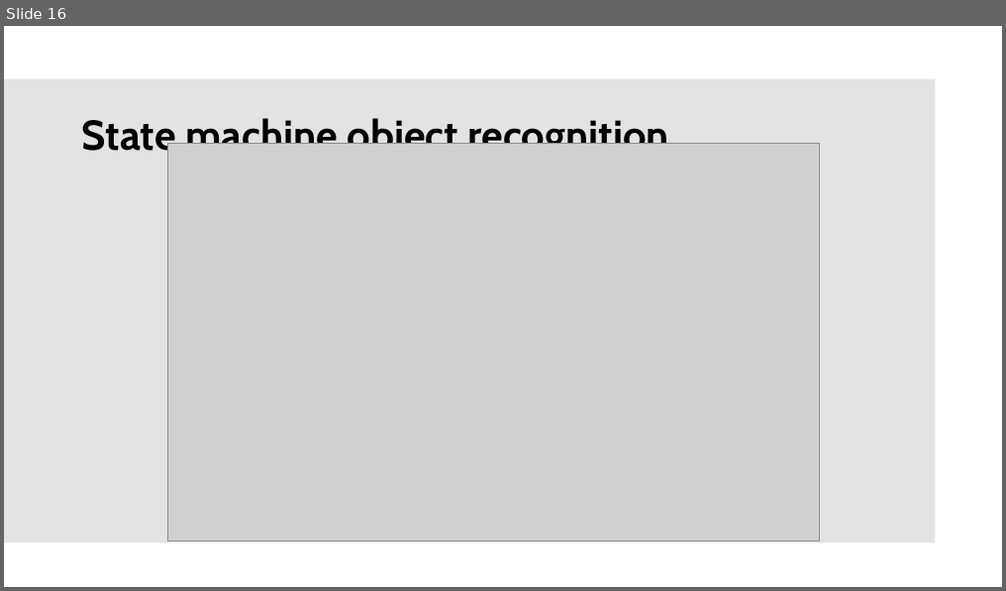
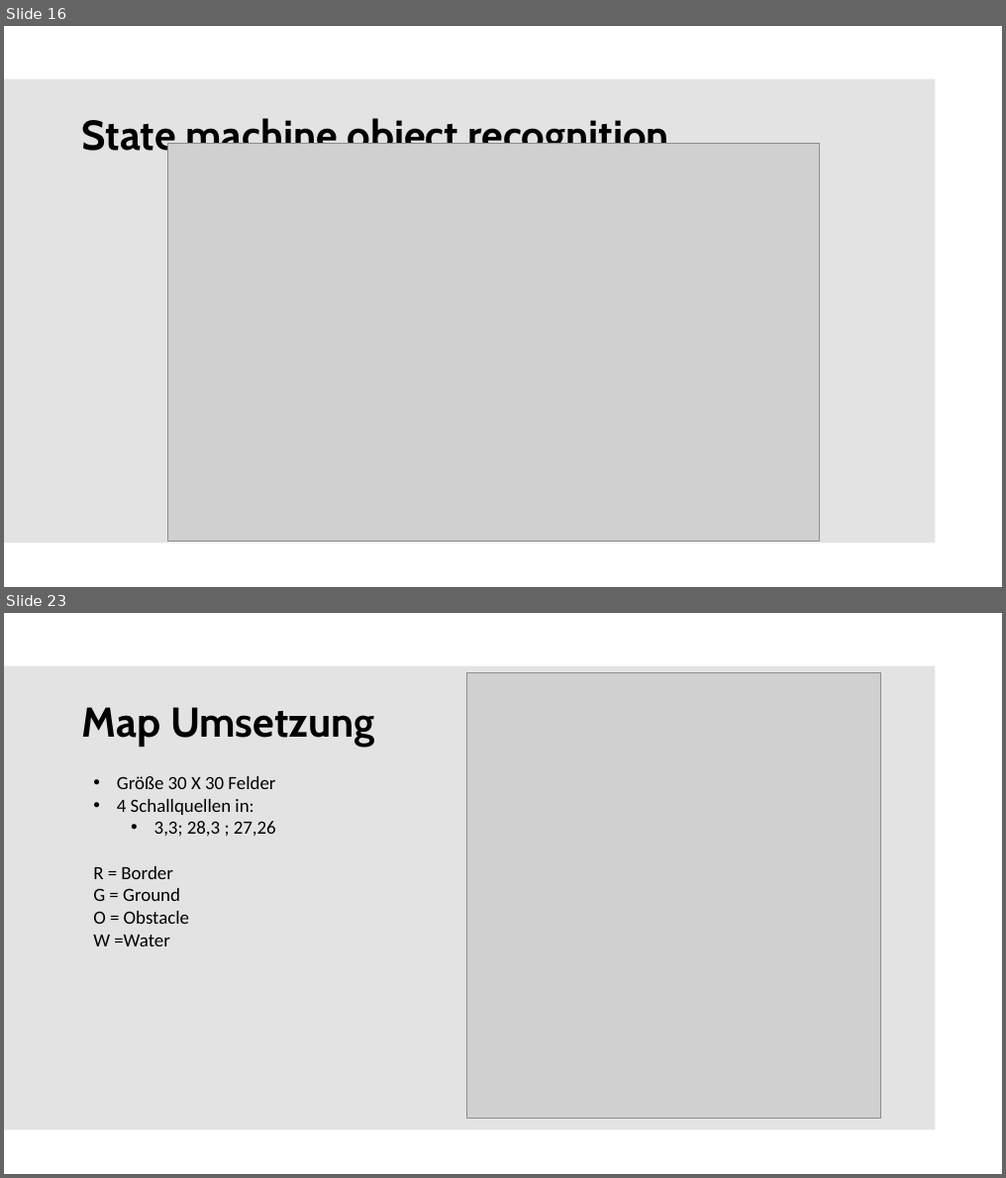
Before and after one commit to mjathe/Rescue-Bot-Gruppe1, a slide deck: Präsentation/Colloquium.pptx. Shown one above the other, each under a label of ours: slide 16 before the commit, slides 16 and 23 after it; the slides between them are not shown. The pictures are 1006x591 and 1006x1178 pixels, drawn with LibreOffice and Linux fonts; fonts in the diff are those of the drawing; grey boxes stand for pictures; background and template pictures are left out. Boxes give left, top, right and bottom in pixels: in the first picture for what was removed or moved away, otherwise in the second. Text is boxed around its words. In the diff, an @@ line names an element or a change of style, - is before the commit and + after.

```diff
--- a/Präsentation/Colloquium.pptx
+++ b/Präsentation/Colloquium.pptx
@@ slide 23 added at (4,613,1002,1174), background #FFFFFF; not listed: 1 template element that a slide beside it also shows @@
@@ picture added at (467,672,881,1118) @@
@@ title added at (82,707,375,747), 40 pt, text #000000, bold @@
+Map Umsetzung
@@ text added at (93,776,276,947), 18 pt, text #000000 @@
+• Größe 30 X 30 Felder
+• 4 Schallquellen in:
+  • 3,3; 28,3 ; 27,26
+R = Border
+G = Ground
+O = Obstacle
+W =Water
```
Also in this commit, not shown: 5 slides changed, 9 other slides added, 4 slides removed.
